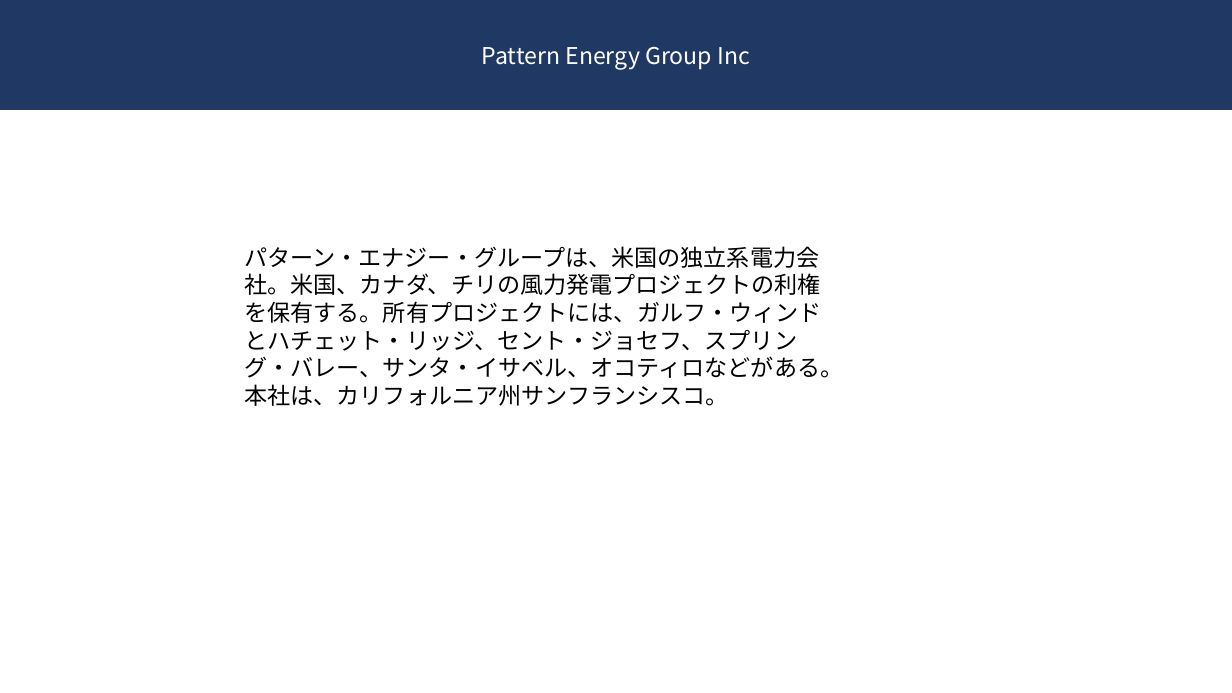
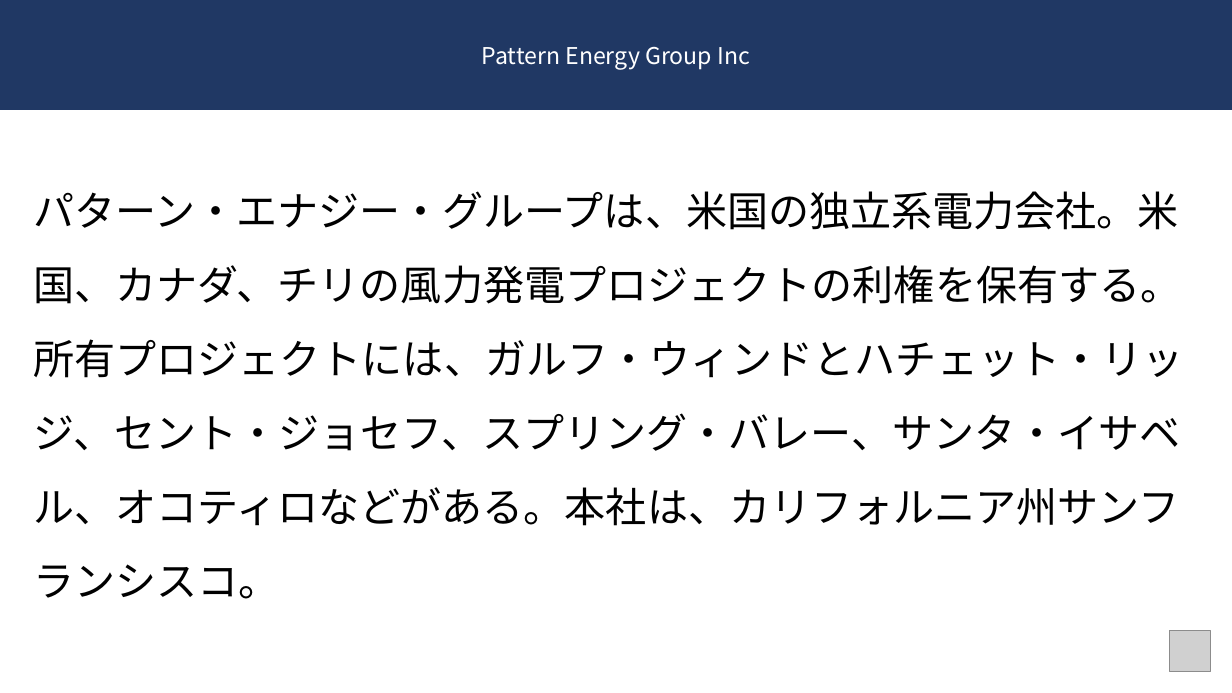
Before and after one commit to aocory/kabuvue, a slide deck: slide 2 of pptx/PEGI.pptx. Drawn at 1232x693 pixels with LibreOffice and Linux fonts; fonts in the diff are those of the drawing; grey boxes stand for pictures. Boxes give left, top, right and bottom in pixels: in the first picture for what was removed or moved away, otherwise in the second. Text is boxed around its words. In the diff, an @@ line names an element or a change of style, - is before the commit and + after.

```diff
--- a/pptx/PEGI.pptx
+++ b/pptx/PEGI.pptx
@@ text "パターン・エナジー・グループは、米国の独立系電力会社。米国、カナダ、チリの風力発電プロジェクトの利権を保有する。所有プロ ...": place and size @@
-text "パターン・エナジー・グループは、米国の独立系電力会社。米国、カナダ、チリの風力発電プロジェクトの利権を保有する。所有プロ ..." at box(244, 246, 843, 406)
+text "パターン・エナジー・グループは、米国の独立系電力会社。米国、カナダ、チリの風力発電プロジェクトの利権を保有する。所有プロ ..." at box(33, 191, 1183, 599)
@@ text "パターン・エナジー・グループは、米国の独立系電力会社。米国、カナダ、チリの風力発電プロジェクトの利権を保有する。所有プロ ..." at box(33, 191, 1183, 599): size 18 to 32 pt; line spacing 1 to 1.5 @@
@@ picture added at box(1169, 630, 1210, 671) @@
```
Also in this commit, not shown: 7 other slides changed, 2 slides added, 4 other files.
